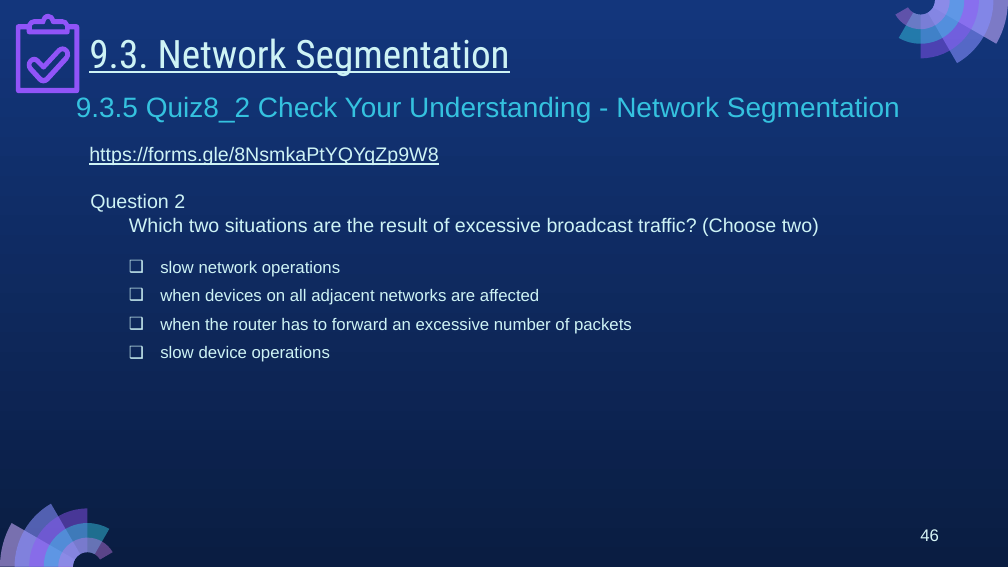
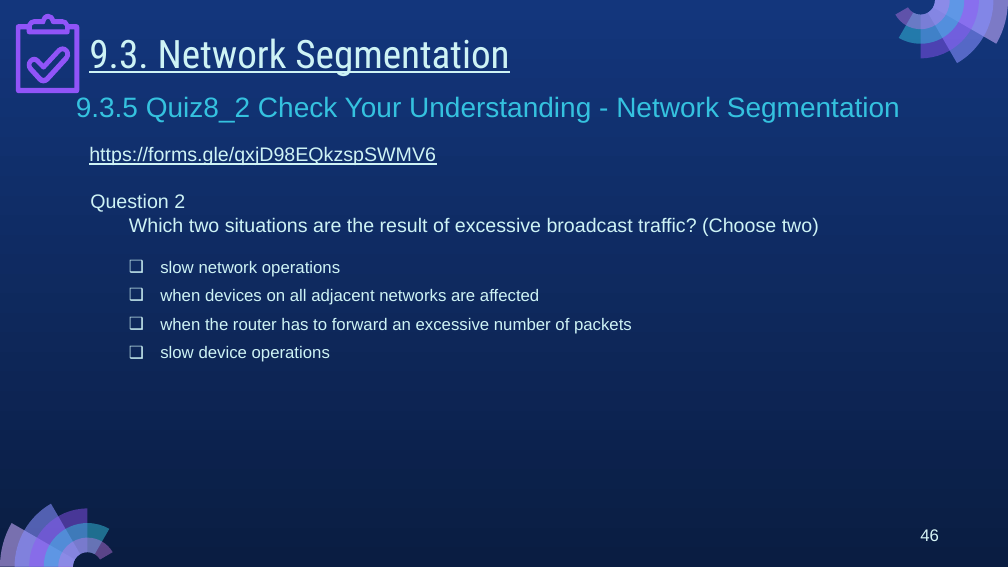
Before and after one commit to MarikoTagawa/kosen-mongolia-materials, a slide deck: slide 46 of network-basics/slides/08_NetworkBasics_2025_2P.pptx. Drawn at 1008x567 pixels with LibreOffice and Linux fonts; fonts in the diff are those of the drawing. Boxes give left, top, right and bottom in pixels: in the first picture for what was removed or moved away, otherwise in the second. Text is boxed around its words. In the diff, an @@ line names an element or a change of style, - is before the commit and + after.

```diff
--- a/network-basics/slides/08_NetworkBasics_2025_2P.pptx
+++ b/network-basics/slides/08_NetworkBasics_2025_2P.pptx
@@ text at box(89, 146, 436, 165): text changed @@
-https://forms.gle/8NsmkaPtYQYqZp9W8
+https://forms.gle/qxjD98EQkzspSWMV6
```
Also in this commit, not shown: 7 other slides changed, 3 other files.
